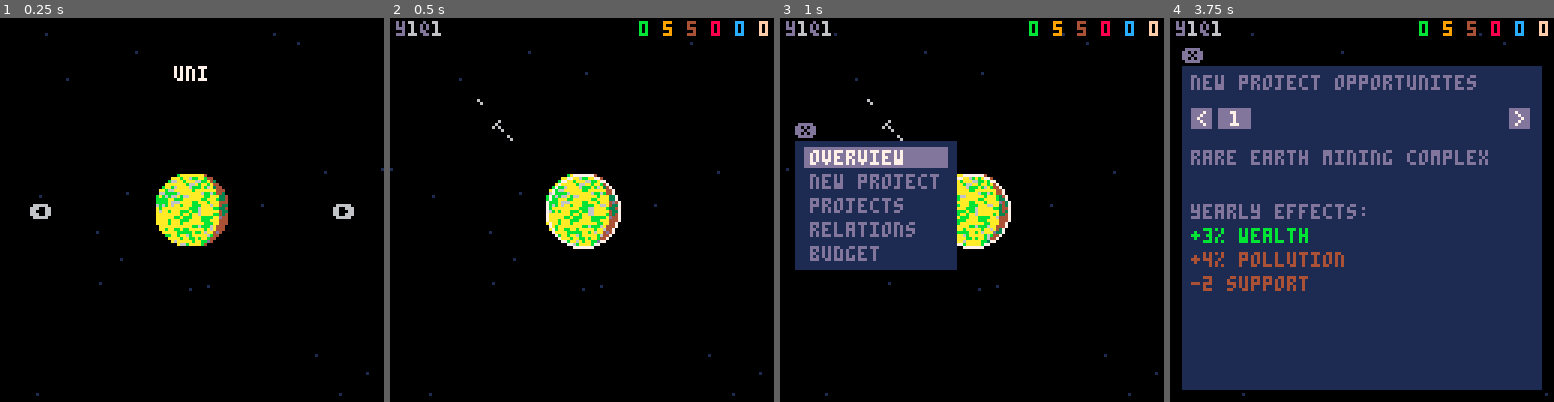
Above: before the commit, frames 1-4 (left to right).
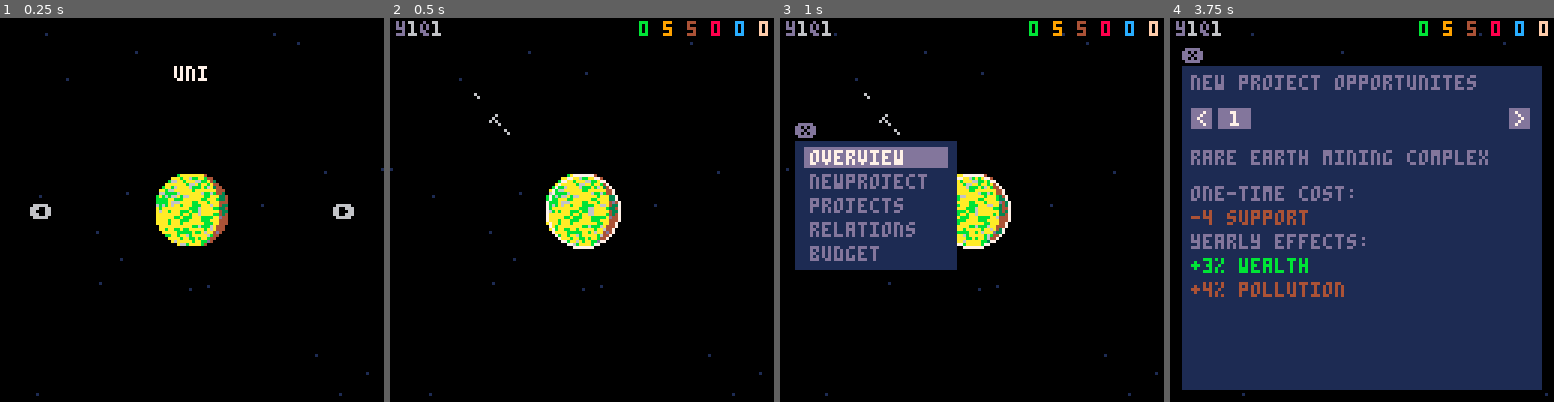
Above: after the commit, the same moments.

Repository: ironchestgames/pico-8-carts
Game: PICO-8 cartridge planetgov.p8
Same seed, same stepped clock (60 frames per second), same inputs: the game is played once before the commit and once after it.
Inputs:
- Up to frame 1 (0.25 s): no input
- Up to frame 2 (0.5 s): tap X (X key) at 0.33 s
- Up to frame 3 (1 s): tap O (Z key) at 0.7 s
- Up to frame 4 (3.75 s): tap X (X key) at 1.07, 1.85, 2.97 s; hold Right 1.6-2.1 s; tap O (Z key) every 0.4 s from 1.7 to 3.7 s; hold Up 2.15-2.42 s; hold Right 2.47-3.03 s; hold Left 3.08-3.58 s; hold Down from 3.63 s (still down)

Frame 1 is identical in both runs. In frame 2, 0.1% of the frame differs, in the area x 21-33%, y 19-33%; in frame 3, 0.4%; in frame 4, 4.4%, in the area x 5-51%, y 43-73%.

Commit message:
planetgov - add interaction in map dialogs, many more fixes and betterments

Diff:
--- a/planetgov.p8
+++ b/planetgov.p8
@@ -138,6 +138,7 @@
    local _i=mid(1,flr(_h[_x+_y*_z])+1,#_c)
    local _col=_c[_i]
    sset(_x,_y,_col)
+   sset(_x,_y+_w,_col)
   end
  end
 end
@@ -191,7 +192,7 @@
 
  discsize=flr((flrrnd(22)+22)/2)*2+1
  -- discsize=32 -- 0.4326, 0.4187
- -- discsize=45 -- biggest
+ -- discsize=44 -- biggest
  discsize_h=discsize/2
  discsize_2d=2/discsize
  rotationspeed=rnd(0.11)+0.04
@@ -348,24 +349,16 @@
 quart=1
 
 comingevents={
- -- {
- --  q=2,
- --  t='ambassador',
  --  text='ambassador from _\nis kindly inviting you to\ncontribute to relief efforts\nfrom climate catastrophe.',
- --  effects={
- --   {t='wealth',v=0.05,text='^b+5% wealth'},
- --   {t='sup_rightism',v=-1,text='^c-1 support'},
- --   {t='favors',v=1,text='^f+1 favors'},
- --  }
- -- }
  {
-  ships={{36,36,5},{40,40,1},{30,28,1},col=6},
+  ships={{0,0,5},{4,4,1},{-6,-8,1},col=6},
   q=1,
   t='ambassador',
   text='ambassador from _\nis kindly inviting you to\nrelieve his planet of some\nnuclear waste products',
   effects={
    {t='wealth',v=0.05,text='^b+5% wealth'},
-   {t='sup_pollution',v=-1,text='^4-1 support'},
+   {t='pollution',v=0.02,text='^4+2% pollution'},
+   {t='sup_pollution',v=-2,text='^4-2 support'},
    {t='favors',v=1,text='^f+1 favors'},
   },
  }
@@ -377,25 +370,27 @@
   effects={
    {t='wealth',v=0.03,text='^b+3% wealth'},
    {t='pollution',v=0.04,text='^4+4% pollution'},
-   {t='sup_pollution',v=-2,text='^4-2 support'},
   },
+  cost={
+   {t='sup_pollution',v=-4,text='^4-4 support'},
+  }
  },
 }
 
-projects={
- {
-  [1]=10, -- todo: add place hq dialog
-  [2]=10,
-  name='rare earth mining complex',
-  effects={
-   {t='wealth',v=0.03,text='^b+3% wealth'},
-   {t='pollution',v=0.04,text='^4+4% pollution'},
-   {t='sup_pollution',v=-2,text='^4-2 support'},
-  },
- },
-}
+projects={}
 
 armadas={}
+
+animating={}
+
+function animatetoclosestcorner(_an)
+ local _a=atan2(_an[1],-(_an[2]))
+ _a=squareangle(_a)-0.125
+ local _dx=cos(_a)
+ local _dy=sin(_a)
+ _an[1]-=_dx
+ _an[2]-=_dy
+end
 
 shipsprites={
  {126,126,2},
@@ -410,7 +405,7 @@
  {93,123,5},
 }
 
-function drawship(_a,_s,_col)
+function drawship(_xoff,_yoff,_a,_s,_col)
  local _spr=shipsprites[_s[3]]
  local _sw=_spr[3]
  local _sw_h=_sw/2
@@ -435,8 +430,8 @@
   _spr[2],
   _sw,
   _sw,
-  _s[1]-_sw_h,
-  _s[2]-_sw_h,
+  _xoff+_s[1]-_sw_h,
+  _yoff+_s[2]-_sw_h,
   _sw,_sw,_fx,_fy)
  pal()
 end
@@ -494,16 +489,43 @@
   name='planet',
   selitems={
    {0,1,'overview', onp=function() setdialog('overview') end},
-   {0,2,'new project', onp=function()
+   {0,2,'newproject', onp=function()
     local _t={}
     for _i=1,#opportunites do
-     add(_t,{_i,0})
+     add(_t,{_i,0,onp=function()
+      local _selitems={}
+      for _x=0,mapheight_2-1 do
+       for _y=0,mapheight-1 do
+        local _taken=false
+        for _p in all(projects) do
+         if _p[1] == _x and _p[2] == _y then
+          _taken=true
+          break
+         end
+        end
+        if not _taken then
+         add(_selitems,{_x,_y,onp=function()
+          local _o=opportunites[dialogs.newproject.sel[1]]
+          _o[1]=_x
+          _o[2]=_y
+          sset(_x,_y,5)
+          del(opportunites,_o)
+          add(projects,_o)
+          dialog=nil
+         end})
+        end
+       end
+      end
+      dialogs.placehq.selitems=_selitems
+      setdialog('placehq')
+      dialog.sel=dialog.selitems[flr(#dialog.selitems/3)]
+     end})
     end
-    dialogs['new project'].selitems=_t
-    setdialog('new project')
+    dialogs.newproject.selitems=_t
+    setdialog('newproject')
    end},
    {0,3,'projects', onp=function()
-    dialogs['projects'].selitems=projects
+    dialogs.projects.selitems=projects
     setdialog('projects')
    end},
    {0,4,'relations', onp=function() debug('relations') end},
@@ -539,7 +561,7 @@
    drawextrem(_x2off,_yoff,values.leftism,values.rightism)
 
    _yoff+=5+3
-   print('congress',_x1off,_yoff,13)
+   print('congress support',_x1off,_yoff,13)
    local _s='^b'..values.sup_wealth..' ^9'..values.sup_poverty..' ^4'..values.sup_pollution..' ^8'..values.sup_leftism..' ^c'..values.sup_rightism
    printc(_s,123-4-(#_s-10)*4,_yoff)
 
@@ -580,21 +602,28 @@
   name='ambassador',
   selitems={
    {0,1,'agree',onp=function(_dialog)
-     for _i=1,#_dialog.obj.effects do
-      local _e=_dialog.obj.effects[_i]
+     for _i=1,#sel.effects do
+      local _e=sel.effects[_i]
       values[_e.t]+=_e.v
      end
+     sel.at=60
+     sel.animate=animatetoclosestcorner
+     del(selitems,sel)
+     del(armadas,sel)
+     add(animating,sel)
+     sel=selitems[1]
+     dialog=nil
     end},
    {0,2,'refuse',onp=function() debug('refuse') end},
   },
   r={4,22,123,118},
   draw=function(_dialog)
    local _yoff=3+_dialog.r[2]
-   print(_dialog.obj.text,4+3,_yoff,13)
+   print(sel.text,4+3,_yoff,13)
 
    _yoff+=23+7
-   for _i=1,#_dialog.obj.effects do
-    local _e=_dialog.obj.effects[_i]
+   for _i=1,#sel.effects do
+    local _e=sel.effects[_i]
     draweffect(_e,_yoff)
     _yoff+=5+3
    end
@@ -602,8 +631,8 @@
    drawmenu(_dialog)
   end,
  },
- ['new project']={
-  name='new project',
+ newproject={
+  name='newproject',
   -- note: selitems in menu onp
   r={4,16,123,123},
   draw=function(_dialog)
@@ -629,7 +658,14 @@
    local _o=opportunites[_dialog.sel[1]]
    print(_o.name,4+3,_yoff,13)
 
-   _yoff+=18
+   _yoff+=5+7
+   print('one-time cost:',4+3,_yoff,13)
+   _yoff+=5+3
+   for _i=1,#_o.cost do
+    local _c=_o.cost[_i]
+    draweffect(_c,_yoff)
+    _yoff+=5+3
+   end
    print('yearly effects:',4+3,_yoff,13)
 
    _yoff+=5+3
@@ -654,38 +690,69 @@
    rect(mapx-1,_yoff-1,mapx+mapheight_2,mapheight+_yoff,0)
    sspr(0,0,mapheight_2,mapheight,mapx,_yoff)
 
-   for _p in all(_dialog.selitems) do
-    pset(mapx+_p[1],_yoff+_p[2],5)
-   end
+   if #projects > 0 then
+    pset(mapx+_dialog.sel[1],_yoff-1,7)
+    pset(mapx-1,_yoff+_dialog.sel[2],7)
+    if t % 8 > 4 then
+     pset(mapx+_dialog.sel[1],_yoff+_dialog.sel[2],7)
+    end
+
+    _yoff+=mapheight+4
+    print(_dialog.sel.name,4+3,_yoff,13)
+
+    _yoff+=19
+    for _i=1,#_dialog.sel.effects do
+     local _e=_dialog.sel.effects[_i]
+     draweffect(_e,_yoff)
+     -- todo: draw extremism
+
+     _yoff+=5+3
+    end
+
+   else
+    print('(no projects)',38,_yoff+mapheight+4,13)
+   end
+
+  end,
+ },
+ placehq={
+  name='placehq',
+  r={4,16,123,126},
+  draw=function(_dialog)
+   local _yoff=3+_dialog.r[2]
+   print('place project hq for',4+3,_yoff,13)
+   _yoff+=1+5
+   print(opportunites[dialogs.newproject.sel[1]].name,4+3,_yoff,13)
+
+   _yoff+=3+5+1
+   rect(mapx-1,_yoff-1,mapx+mapheight_2,mapheight+_yoff,0)
+   sspr(0,0,mapheight_2,mapheight,mapx,_yoff)
 
    pset(mapx+_dialog.sel[1],_yoff-1,7)
    pset(mapx-1,_yoff+_dialog.sel[2],7)
+   local _col=5
    if t % 8 > 4 then
-    pset(mapx+_dialog.sel[1],_yoff+_dialog.sel[2],7)
-   end
-
-   _yoff+=mapheight+4
-   print(_dialog.sel.name,4+3,_yoff,13)
-
-   _yoff+=19
-   for _i=1,#_dialog.sel.effects do
-    local _e=_dialog.sel.effects[_i]
-    draweffect(_e,_yoff)
-    -- todo: draw extremism
-
-    _yoff+=5+3
-   end
+    _col=7
+   end
+   pset(mapx+_dialog.sel[1],_yoff+_dialog.sel[2],_col)
+
+   _yoff+=mapheight+5
+   local _tmpdialog={
+    r=_dialog.r,
+    selitems={{0,0,'start project'}}
+   }
+   _tmpdialog.sel=_tmpdialog.selitems[1]
+   drawmenu(_tmpdialog)
 
   end,
- },
+ }
 }
 
 dialog=nil
 
-function setdialog(name,obj)
+function setdialog(name)
  dialog=dialogs[name]
  dialog.sel=dialog.selitems[1]
- dialog.obj=obj
 end
 
 sel=nil
@@ -693,7 +760,7 @@
  if dialog then
   if dialog.sel then
    dialog.sel=perfsel(dialog.sel,dialog.selitems)
-   if btnp(4) then
+   if btnp(4) and dialog.sel.onp then
     dialog.sel.onp(dialog)
    end
   end
@@ -713,11 +780,26 @@
  end
  updatestars()
 
+ for _an in all(animating) do
+  _an.animate(_an)
+  _an.at-=1
+  if _an.at <= 0 then
+   del(animating,_an)
+  end
+ end
+
  t+=1
  t=t%tyear
 
  if t <= 1 then
   year+=1
+
+  for _p in all(projects) do
+   for _e in all(_p.effects) do
+    values[_e.t]+=_e.v
+   end
+  end
+
   if year%1 == 0 then
    local _b8=values.wealth+values.poverty+values.pollution+values.leftism+values.rightism
    local _mandates=function(_max, _value) return max(_max,flr(_value/_b8*33)) end
@@ -760,8 +842,8 @@
      local _sw=shipsprites[_s[3]][3]*2
      _m=max(_m,max(abs(_s[1]-_cx)+_sw,abs(_s[2]-_cy)+_sw))
     end
-    _e[1]=_cx
-    _e[2]=_cy
+    _e[1]=_cx+36
+    _e[2]=_cy+36
     _e[3]=_m
     _e[4]=function() setdialog('ambassador',_e) end
     add(armadas,_e)
@@ -774,14 +856,27 @@
 
 end
 
+function squareangle(_a)
+ -- note: does not work below 0
+ return flr(band(_a,0b0.1111111111111111)*4)/4
+end
+
 function gamedraw()
  cls()
  drawstarsplanet()
 
+ for _an in all(animating) do
+  for _s in all(_an.ships) do
+   local _a=atan2(_an[1],-(_an[2]))
+   drawship(_an[1],_an[2],_a,_s,_an.ships.col)
+   -- todo: draw warp speed effect
+  end
+ end
+
  for _ar in all(armadas) do
   for _s in all(_ar.ships) do
    local _a=atan2(_ar[1]-64,-(_ar[2]-64))
-   drawship(_a,_s,_ar.ships.col)
+   drawship(_ar[1],_ar[2],_a,_s,_ar.ships.col)
   end
  end
 
Not shown, changed: 90 lines of the sprite sheet (__gfx__) section of planetgov.p8
